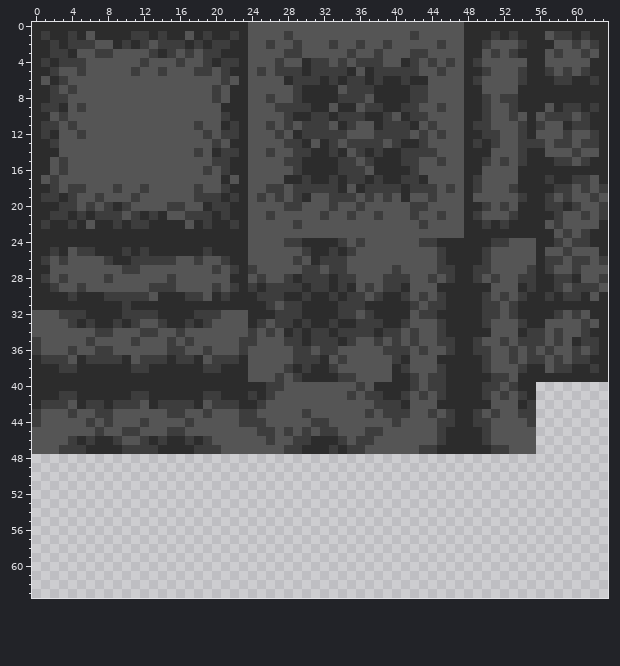
One commit to this pixel-art sprite: Rooms/Untitled/tilesets/basicStoneTileset.png. Above, as it was before the edit.
The file is 64x64 pixels. Colours within 5 levels of each other are drawn and written as one.
After:
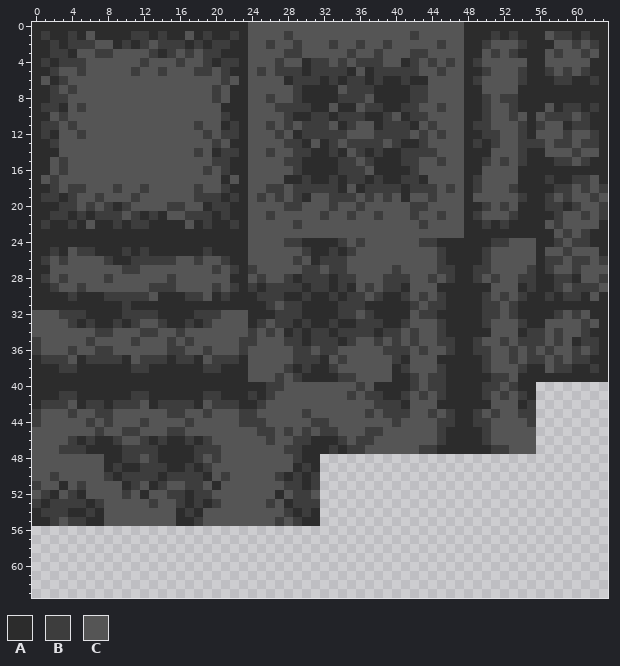
Palette (. is transparent): A #2c2c2c  B #3d3d3d  C #555555
What changed:
y 48: x 0..31 ................................ -> CCCCCCCCAABBCBAAAABCBCCCCCCCCBAA
y 49: x 0..31 ................................ -> CCCCCCCCABAABBBAABABCCCCCCCCCABA
y 50: x 0..31 ................................ -> CCBCCCCCBABBBBABBBBACBCCCCCBABAB
y 51: x 0..31 ................................ -> BCCACBCCCCABCABCCBBCACCCCCCCBBAB
y 52: x 0..31 ................................ -> CBACBACCCCBCACCBBABBCCCCCCCACBBC
y 53: x 0..31 ................................ -> BABBBBABCCCCCBCCBABABCCCCCBCABBB
y 54: x 0..31 ................................ -> ABBBAABACCCCCCCCABACCCCCCCCCBABA
y 55: x 0..31 ................................ -> AABCBBAACCCCCCCCAABCCCCCCCCBCBAA
Changed places in both pictures, as pixel boxes (x1, y1, x2, y2):
added: (32, 454, 320, 526)
